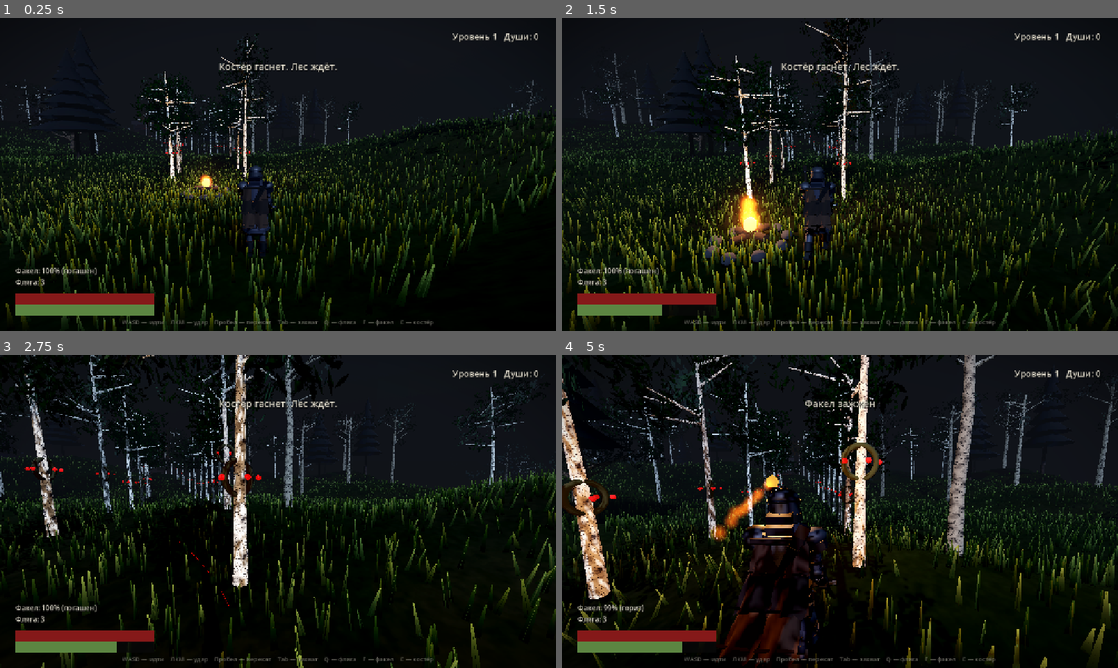
Above: before the commit, frames 1-4 (two rows, left to right).
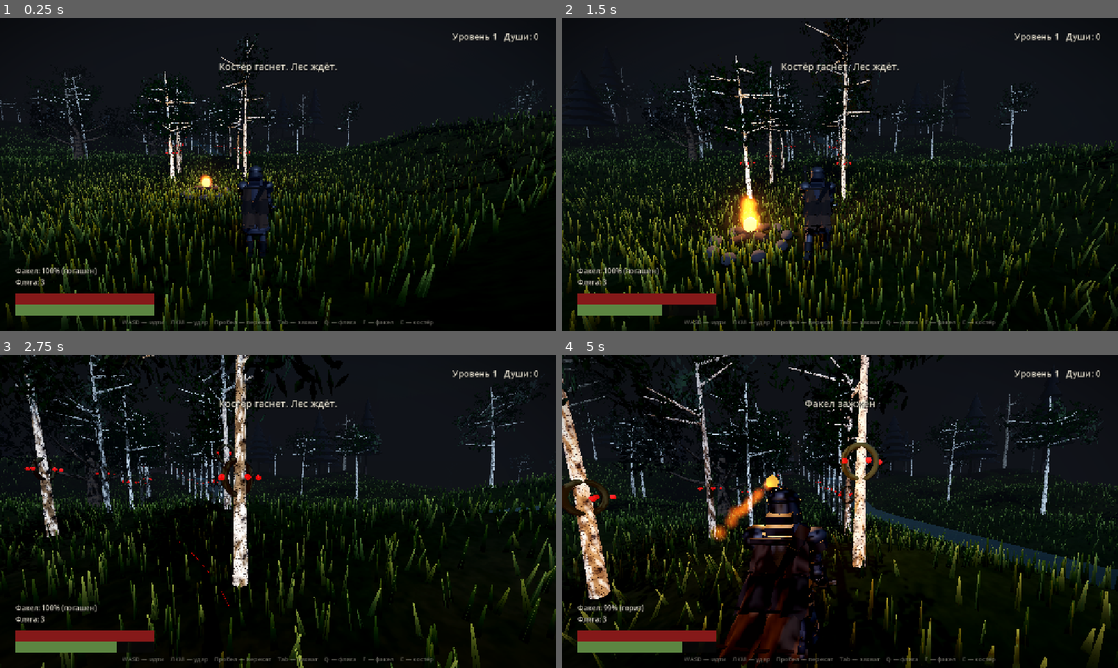
Above: after the commit, the same moments.

Repository: Dronec00/tropa
Game: Godot game, scene res://scenes/main.tscn
Two runs of this game, one before a commit and one after it. Both use one fixed random seed, a clock stepped at 60 frames per second and the inputs below.
Inputs (mouse positions are in pixels of both pictures, inside the frame that each line leads up to):
- Up to frame 1 (0.25 s): no input
- Up to frame 2 (1.5 s): tap Enter at 0.5 s; move the mouse to (867, 174) at 0.52 s; hold W (move_forward) from 0.53 s (still down); click (867, 174) at 0.6 s; move the mouse to (812, 174) at 1.27 s; tap Space (dodge) at 1.35 s
- Up to frame 3 (2.75 s): keep holding W (move_forward); move the mouse to (289, 505) at 2.02 s; tap Q (heal) at 2.1 s
- Up to frame 4 (5 s): keep holding W (move_forward); move the mouse to (834, 517) at 2.77 s; tap E (interact) at 2.85 s; click (834, 517) at 2.92 s; move the mouse to (878, 514) at 3.52 s; tap Tab (lock) at 3.6 s; move the mouse to (795, 508) at 4.27 s; tap F (torch) at 4.35 s

The runs differ from the first frame. In frame 1, 1.8% of the frame differs, in the area x 0-100%, y 17-100%; in frame 2, 2.4%; in frame 3, 2.8%; in frame 4, 6.8%, in the area x 0-100%, y 0-100%.

Commit message:
Ручьи и естественная посадка леса
- два ручья: промоины в высотах и водные ленты с собственным течением
- ручьи впадают в реку, вдоль них держится берёза
- лес сажается по плотностному шуму: рощи, прогалины, опушки
- породы по рельефу и влажности: берёза в низинах, ель и кедр на высотах

Diff:
--- a/scripts/main.gd
+++ b/scripts/main.gd
@@ -324,11 +324,22 @@
 func _species_index(species: String) -> int:
 	return SPECIES.find(species) if SPECIES.has(species) else 0
 
+func _habitat_weights(h: float, stream_d: float) -> Dictionary:
+	if h < 2.6 or stream_d < 9.0:
+		return {"birch": 0.62, "ash": 0.22, "oak": 0.10, "cedar": 0.03, "spruce": 0.03}
+	if h > 6.0:
+		return {"birch": 0.20, "ash": 0.13, "oak": 0.15, "cedar": 0.26, "spruce": 0.26}
+	return {"birch": 0.44, "ash": 0.18, "oak": 0.16, "cedar": 0.12, "spruce": 0.10}
+
 func _build_forest() -> void:
-	var weights := {"birch": 0.50, "ash": 0.18, "oak": 0.14, "cedar": 0.10, "spruce": 0.08}
+	var density := FastNoiseLite.new()
+	density.seed = 77
+	density.frequency = 0.02
+	density.fractal_octaves = 3
+
 	var placed := 0
 	var attempts := 0
-	while placed < TREE_COUNT and attempts < TREE_COUNT * 8:
+	while placed < TREE_COUNT and attempts < TREE_COUNT * 14:
 		attempts += 1
 		var angle := _rng.randf_range(0.0, TAU)
 		var dist := sqrt(_rng.randf()) * WORLD_LIMIT
@@ -340,13 +351,20 @@
 			continue
 		if _near_path(x, z, 4.5):
 			continue
+		if terrain.is_water(x, z):
+			continue
+		var stream_d: float = terrain.stream_distance(x, z)
+		if stream_d < 3.0:
+			continue
+		if density.get_noise_2d(x, z) * 0.5 + 0.5 < 0.42:
+			continue
 		var h: float = terrain.height_at(x, z)
 		if h < TerrainScript.WATER_LEVEL + 1.2:
 			continue
 		if terrain.slope_at(x, z) > 0.55:
 			continue
 
-		var species := _pick_species(weights)
+		var species := _pick_species(_habitat_weights(h, stream_d))
 		var variant := _species_index(species) * 2 + (0 if _rng.randf() < 0.5 else 1)
 		var scale := _rng.randf_range(0.85, 1.2)
 		var basis := Basis(Vector3.UP, _rng.randf_range(0.0, TAU)).scaled(Vector3(scale, scale, scale))
--- a/scripts/terrain.gd
+++ b/scripts/terrain.gd
@@ -11,6 +11,17 @@
 const GRID := 201
 
 const WATER_LEVEL := -1.7
+
+var STREAMS := [
+	PackedVector2Array([
+		Vector2(-30, -70), Vector2(-18, -48), Vector2(-4, -28),
+		Vector2(10, -12), Vector2(24, -2), Vector2(33, 3),
+	]),
+	PackedVector2Array([
+		Vector2(-55, -8), Vector2(-38, -2), Vector2(-20, 8),
+		Vector2(-2, 18), Vector2(16, 28), Vector2(31, 37), Vector2(38, 41),
+	]),
+]
 const RIVER_BED := -4.2
 
 const WATER_SHADER := """
@@ -55,6 +66,7 @@
 	_generate_heights()
 	_build_mesh()
 	_build_water()
+	_build_streams()
 
 # --- высоты ---
 
@@ -73,6 +85,11 @@
 	# поляна у костра — ровная
 	var dist := Vector2(x, z).length()
 	h = lerpf(h, 0.0, 1.0 - smoothstep(7.0, 15.0, dist))
+
+	# ручьи: неглубокие промоины
+	var sd := stream_distance(x, z)
+	if sd < 5.0:
+		h -= (1.0 - smoothstep(1.1, 4.5, sd)) * 1.3
 
 	# русло реки
 	var influence := river_influence(x, z)
@@ -104,6 +121,18 @@
 	var h01 := _heights[(j + 1) * GRID + i]
 	var h11 := _heights[(j + 1) * GRID + i + 1]
 	return lerpf(lerpf(h00, h10, tx), lerpf(h01, h11, tx), tz)
+
+func stream_distance(x: float, z: float) -> float:
+	var p := Vector2(x, z)
+	var best := 999.0
+	for stream in STREAMS:
+		for i in stream.size() - 1:
+			var a: Vector2 = stream[i]
+			var b: Vector2 = stream[i + 1]
+			var ab := b - a
+			var t := clampf((p - a).dot(ab) / maxf(ab.length_squared(), 0.0001), 0.0, 1.0)
+			best = minf(best, p.distance_to(a + ab * t))
+	return best
 
 func is_water(x: float, z: float) -> bool:
 	if absf(x - river_center(z)) > 16.0:
@@ -259,6 +288,82 @@
 	water.cast_shadow = GeometryInstance3D.SHADOW_CASTING_SETTING_OFF
 	add_child(water)
 
+func _build_streams() -> void:
+	var shader := Shader.new()
+	shader.code = WATER_SHADER
+	var material := ShaderMaterial.new()
+	material.shader = shader
+	material.set_shader_parameter("ripple", _make_ripple_texture())
+	material.set_shader_parameter("shallow_color", Color(0.17, 0.23, 0.23, 1.0))
+	material.set_shader_parameter("deep_color", Color(0.03, 0.07, 0.08, 1.0))
+	material.set_shader_parameter("flow", 0.09)
+
+	for stream in STREAMS:
+		var samples := _resample(stream, 1.6)
+		if samples.size() < 2:
+			continue
+		var verts := PackedVector3Array()
+		var uvs := PackedVector2Array()
+		var indices := PackedInt32Array()
+		var half := 1.25
+
+		for i in samples.size():
+			var p: Vector2 = samples[i]
+			var prev: Vector2 = samples[maxi(i - 1, 0)]
+			var next: Vector2 = samples[mini(i + 1, samples.size() - 1)]
+			var dir := (next - prev).normalized()
+			var side := Vector2(-dir.y, dir.x)
+			var y := height_at(p.x, p.y) + 0.5
+			verts.append(Vector3(p.x + side.x * half, y, p.y + side.y * half))
+			verts.append(Vector3(p.x - side.x * half, y, p.y - side.y * half))
+			uvs.append(Vector2(0.0, float(i) * 0.3))
+			uvs.append(Vector2(1.0, float(i) * 0.3))
+
+			if i > 0:
+				var a := (i - 1) * 2
+				var b := a + 1
+				var c := i * 2
+				var d := c + 1
+				indices.append(a)
+				indices.append(c)
+				indices.append(b)
+				indices.append(b)
+				indices.append(c)
+				indices.append(d)
+
+		if indices.is_empty():
+			continue
+		var arrays := []
+		arrays.resize(Mesh.ARRAY_MAX)
+		arrays[Mesh.ARRAY_VERTEX] = verts
+		arrays[Mesh.ARRAY_TEX_UV] = uvs
+		arrays[Mesh.ARRAY_INDEX] = indices
+
+		var mesh := ArrayMesh.new()
+		mesh.add_surface_from_arrays(Mesh.PRIMITIVE_TRIANGLES, arrays)
+
+		var water := MeshInstance3D.new()
+		water.mesh = mesh
+		water.material_override = material
+		water.cast_shadow = GeometryInstance3D.SHADOW_CASTING_SETTING_OFF
+		add_child(water)
+
+func _resample(points: PackedVector2Array, step: float) -> Array[Vector2]:
+	var result: Array[Vector2] = []
+	if points.size() < 2:
+		return result
+	var acc := 0.0
+	result.append(points[0])
+	for i in points.size() - 1:
+		var a := points[i]
+		var b := points[i + 1]
+		var seg := a.distance_to(b)
+		var t := step
+		while t < seg:
+			result.append(a.lerp(b, t / seg))
+			t += step
+	return result
+
 func _make_ripple_texture() -> NoiseTexture2D:
 	var noise := FastNoiseLite.new()
 	noise.seed = 77
Binary file added: docs/forest_natural.png
Not shown, changed: TODO.md
